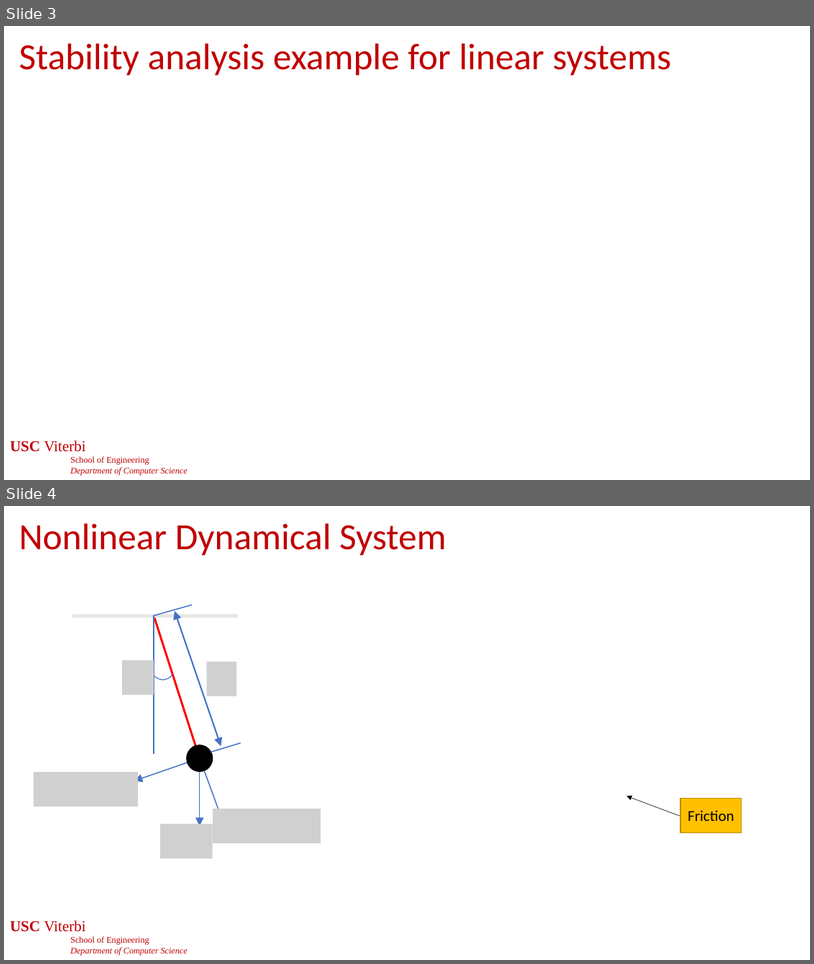
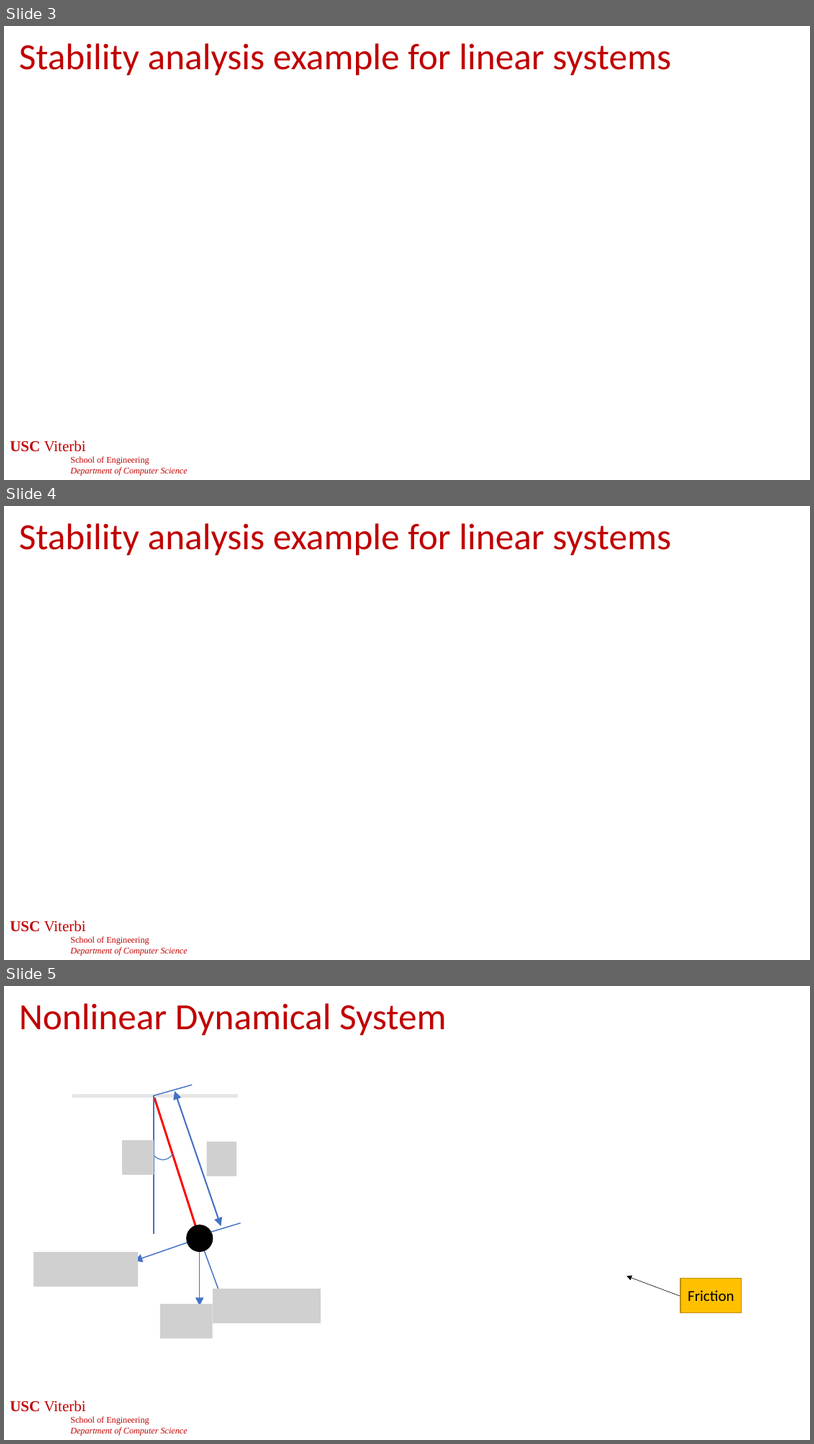
Before and after one commit to jdeshmukh/jdeshmukh.github.io, a slide deck: teaching/cs513slides/lecture4-Stability-Hybrid-Systems.pptx. Shown one above the other, each under a label of ours: slides 3 and 4 before the commit, slides 3, 4 and 5 after it. The pictures are 814x964 and 814x1444 pixels, drawn with LibreOffice and Linux fonts; fonts in the diff are those of the drawing; grey boxes stand for pictures; background and template pictures are left out. Boxes give left, top, right and bottom in pixels: in the first picture for what was removed or moved away, otherwise in the second. Text is boxed around its words. In the diff, an @@ line names an element or a change of style, - is before the commit and + after.

```diff
--- a/teaching/cs513slides/lecture4-Stability-Hybrid-Systems.pptx
+++ b/teaching/cs513slides/lecture4-Stability-Hybrid-Systems.pptx
@@ slide 4 added at [4,506,810,960], background #FFFFFF; not listed: 1 template element that a slide beside it also shows @@
@@ title added at [19,523,671,556], 44 pt, text #C00000 @@
+Stability analysis example for linear systems
@@ page number added at [317,932,499,955], 24 pt, text #FFFFFF @@
+4
@@ what was slide 4 is now slide 5 @@
```
Also in this commit, not shown: 5 slides changed, 1 other file.
